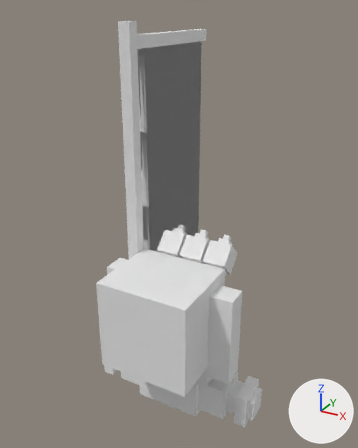
Before and after pictures for a commit that changed the OBJ model src/main/resources/assets/immersiveengineering/models/item/powerpack.obj.
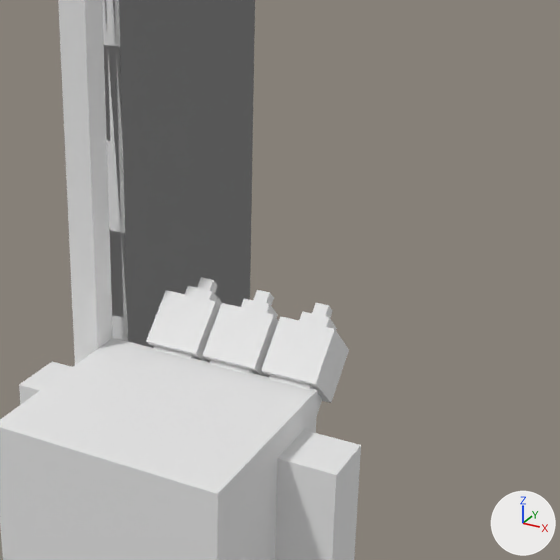
Old and new are each drawn whole from a camera (50 mm lens) standing at (1.135, -1.794, 1.251) and looking at (-0.082, 0.418, 0.145) and again close up on the part from 28% to 90% of the width and 25% to 75% of the height. The lights are fixed; the arrows at lower right show +X, +Y and +Z. Where no turn or scale is listed for an object, it has been applied to the vertices.

Objects in the first close-up: 'banner_post', 'base', 'big_banner', 'chest', 'tubes'.
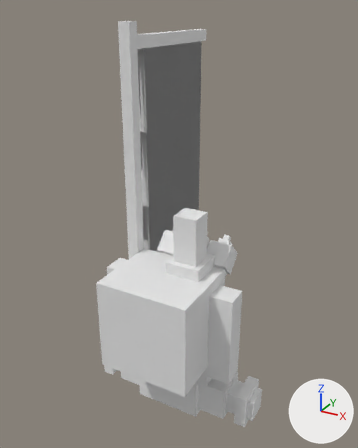
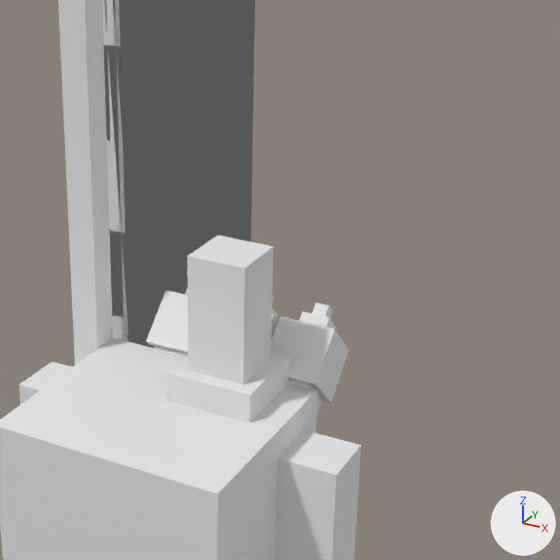
The change, as a list of edits to the scene's bpy script:
```text
Add me_antenna:
    me_antenna.from_pydata([(0.156, 0.156, 0.312), (0.031, 0.156, 0.062), (0.0, 0.125, 0.062), (0.188, 0.125, 0.0), (0.156, 0.281, 0.062), (0.031, 0.281, 0.062), (0.156, 0.281, 0.312), (0.031, 0.281, 0.312), (0.156, 0.156, 0.062), (0.0, 0.312, 0.062), (0.188, 0.312, 0.062), (0.0, 0.312, 0.0), (0.188, 0.312, 0.0), (0.0, 0.125, 0.0), (0.188, 0.125, 0.062), (0.031, 0.156, 0.312)], [], [(8, 4, 6, 0), (1, 15, 7, 5), (4, 5, 7, 6), (8, 0, 15, 1), (6, 7, 15, 0), (3, 12, 10, 14), (13, 2, 9, 11), (12, 11, 9, 10), (3, 14, 2, 13), (10, 9, 2, 14)])
    me_antenna.materials.append(mat_powerpack)  # its picture is missing
Add ob_antenna:
    ob_antenna = bpy.data.objects.new('antenna', me_antenna)
    ob_antenna.location = (0.0, 0.0, 0.0)
```

Where the change shows, as pixel boxes [x1, y1, x2, y2] in the close-ups (560 x 560 px):
'antenna', added
    after: [167, 235, 291, 423]
